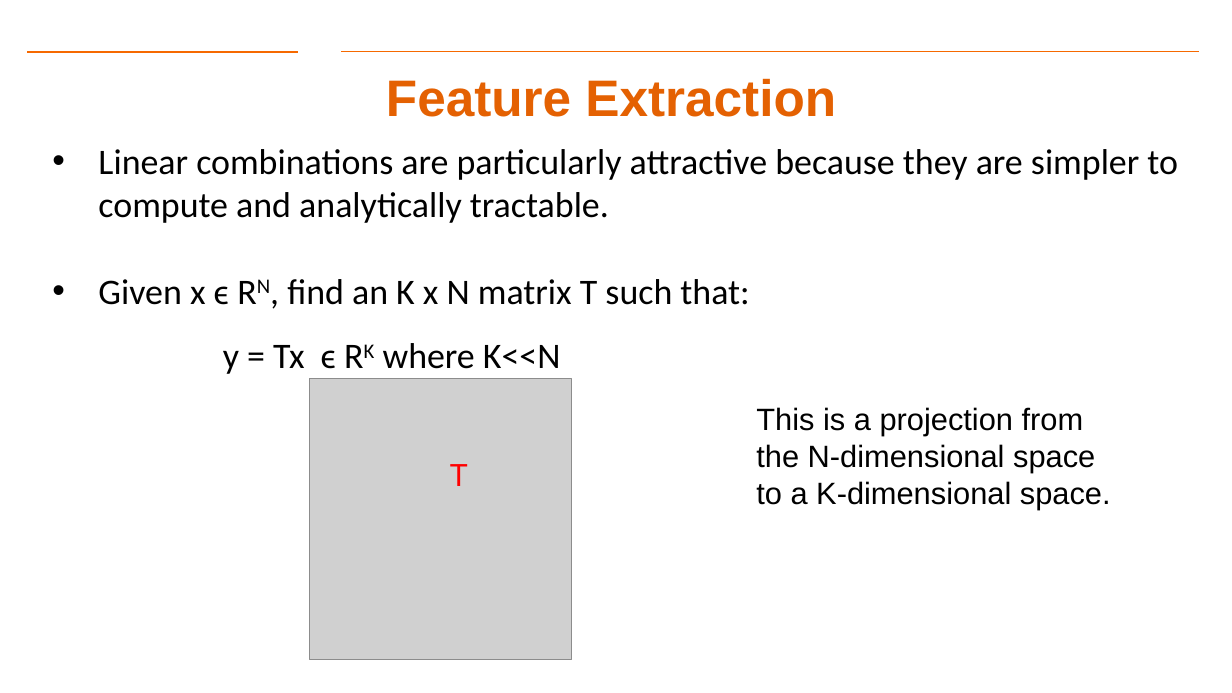
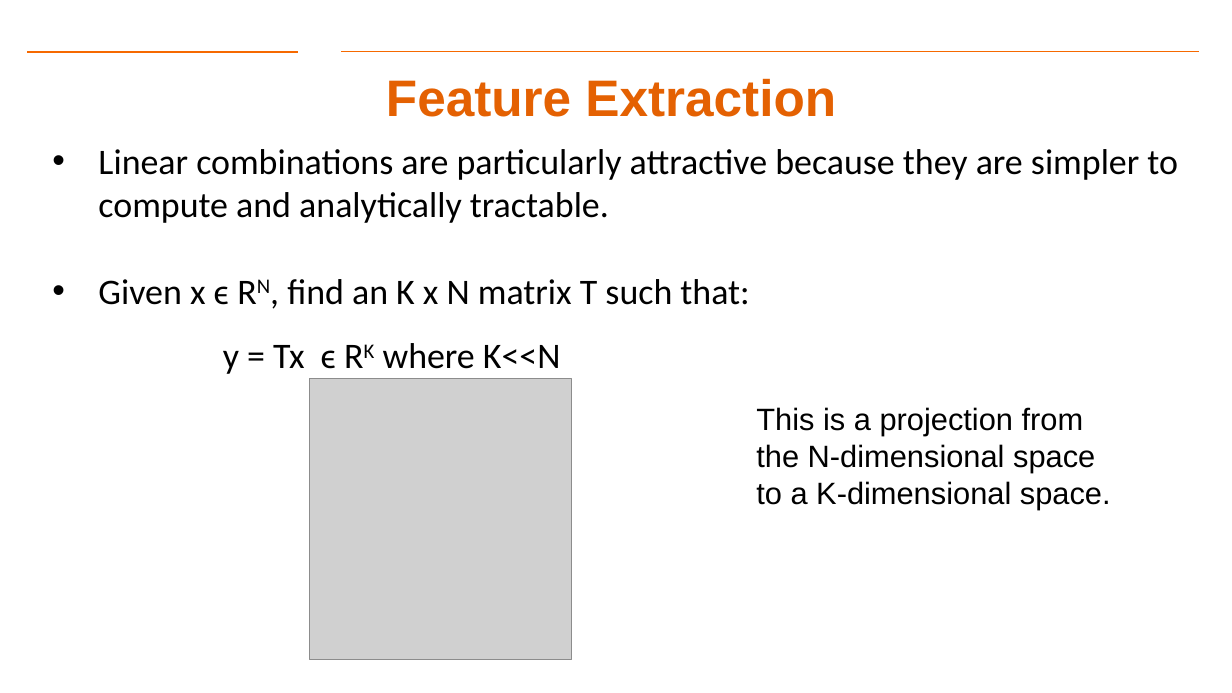
Before and after one commit to Dre1896/RIT-DSCI-633-FDS, a slide deck: slide 9 of Syllabus/Lecture18/Lec18.pptx. Drawn at 1232x693 pixels with LibreOffice and Linux fonts; fonts in the diff are those of the drawing; grey boxes stand for pictures; background and template pictures are left out. Boxes give left, top, right and bottom in pixels: in the first picture for what was removed or moved away, otherwise in the second. Text is boxed around its words. In the diff, an @@ line names an element or a change of style, - is before the commit and + after.

```diff
--- a/Syllabus/Lecture18/Lec18.pptx
+++ b/Syllabus/Lecture18/Lec18.pptx
@@ text removed at [450,464,468,486] @@
-T
```
Also in this commit, not shown: 7 other slides changed, 2 slides added, 2 slides removed.
